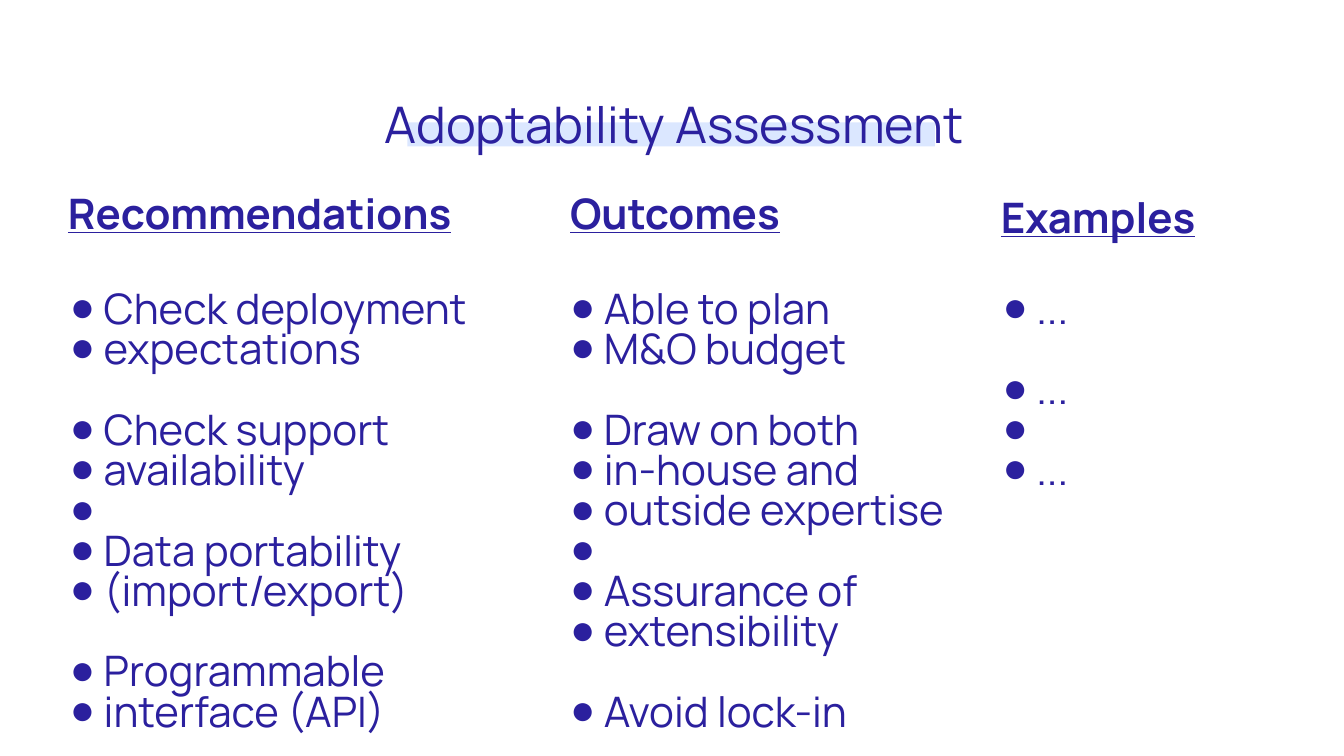
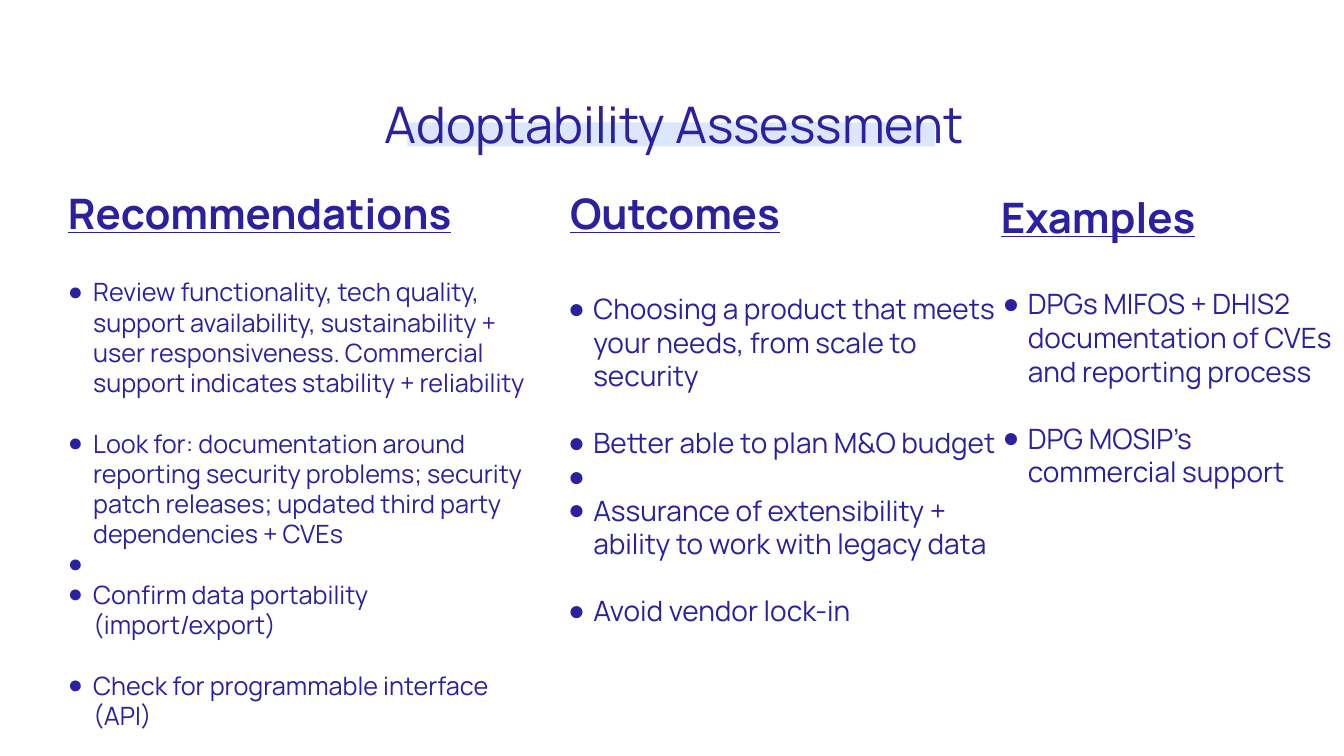
Before and after one commit to unicef/publicgoods-toolkit, a slide deck: slide 9 of dpg-toolkit-overview.odp (slide 7 before the commit). Drawn at 1344x756 pixels with LibreOffice and Linux fonts; fonts in the diff are those of the drawing. Boxes give left, top, right and bottom in pixels: in the first picture for what was removed or moved away, otherwise in the second. Text is boxed around its words. In the diff, an @@ line names an element or a change of style, - is before the commit and + after.

```diff
--- a/dpg-toolkit-overview.odp
+++ b/dpg-toolkit-overview.odp
@@ text removed at (998,219,1344,557) @@
-● ...
-● ...
-● ...
@@ text at (93,282,525,729): text changed; size 60 to 36 pt @@
-● Check deployment
-● expectations
-● Check support
-● availability
-● Data portability
-● (import/export)
-● Programmable
-● interface (API)
+● Review functionality, tech quality, support availability, sustainability + user responsiveness. Commercial support indicates stability + reliability
+● Look for: documentation around reporting security problems; security patch releases; updated third party dependencies + CVEs
+● Confirm data portability (import/export)
+● Check for programmable interface (API)
@@ text at (593,298,995,622): text changed; size 60 to 40 pt @@
-● Able to plan
-● M&O budget
-● Draw on both
-● in-house and
-● outside expertise
-● Assurance of
-● extensibility
-● Avoid lock-in
+● Choosing a product that meets your needs, from scale to security
+● Better able to plan M&O budget
+● Assurance of extensibility + ability to work with legacy data
+● Avoid vendor lock-in
@@ text added at (1028,293,1331,489), 40 pt, text #2B209E @@
+● DPGs MIFOS + DHIS2 documentation of CVEs and reporting process
+● DPG MOSIP’s commercial support
```
Also in this commit, not shown: 2 other slides changed, 4 slides added, 2 slides removed, 2 other files.
